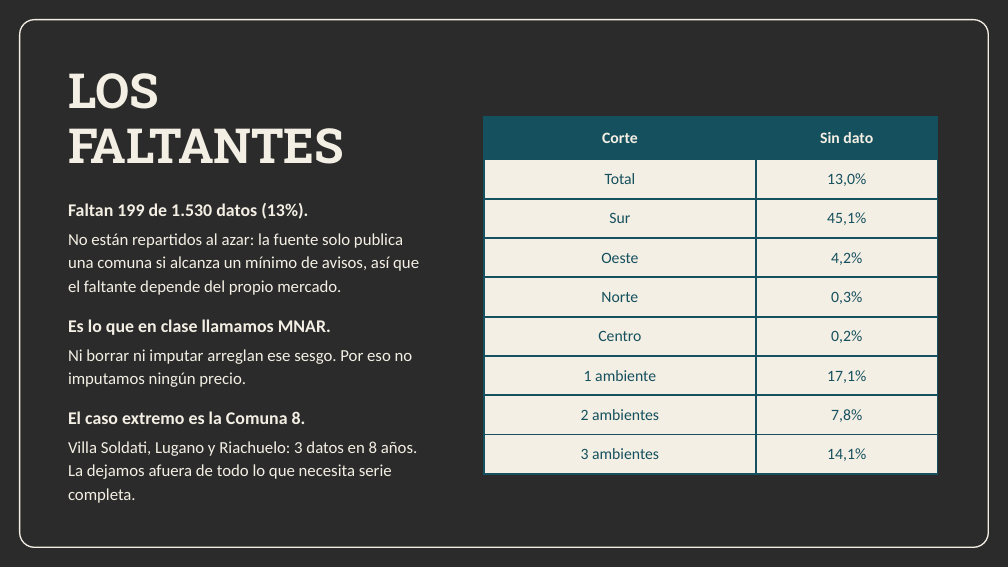
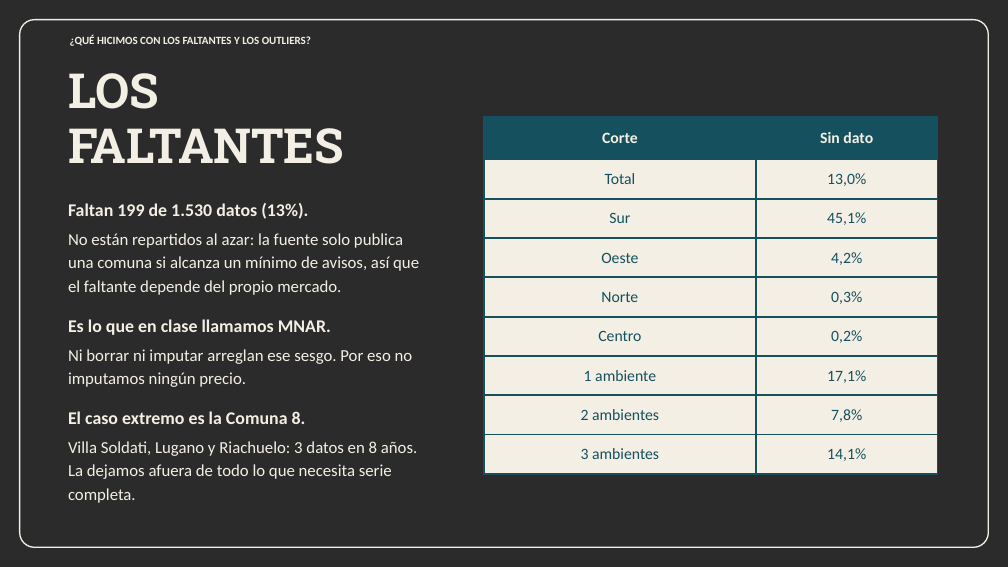
Before and after one commit to n4chogarcia-eng/tp_alquileres_caba, a slide deck: slide 5 of TP_instancia2_alquileres_CABA.pptx. Drawn at 1008x567 pixels with LibreOffice and Linux fonts; fonts in the diff are those of the drawing; background and template pictures are left out; a plain dark background stands for a picture behind light text. Boxes give left, top, right and bottom in pixels: in the first picture for what was removed or moved away, otherwise in the second. Text is boxed around its words. In the diff, an @@ line names an element or a change of style, - is before the commit and + after.

```diff
--- a/TP_instancia2_alquileres_CABA.pptx
+++ b/TP_instancia2_alquileres_CABA.pptx
@@ text added at box(70, 35, 311, 46), 10.5 pt, text #F4EFE4, bold @@
+¿QUÉ HICIMOS CON LOS FALTANTES Y LOS OUTLIERS?
```
Also in this commit, not shown: 14 other slides changed.
